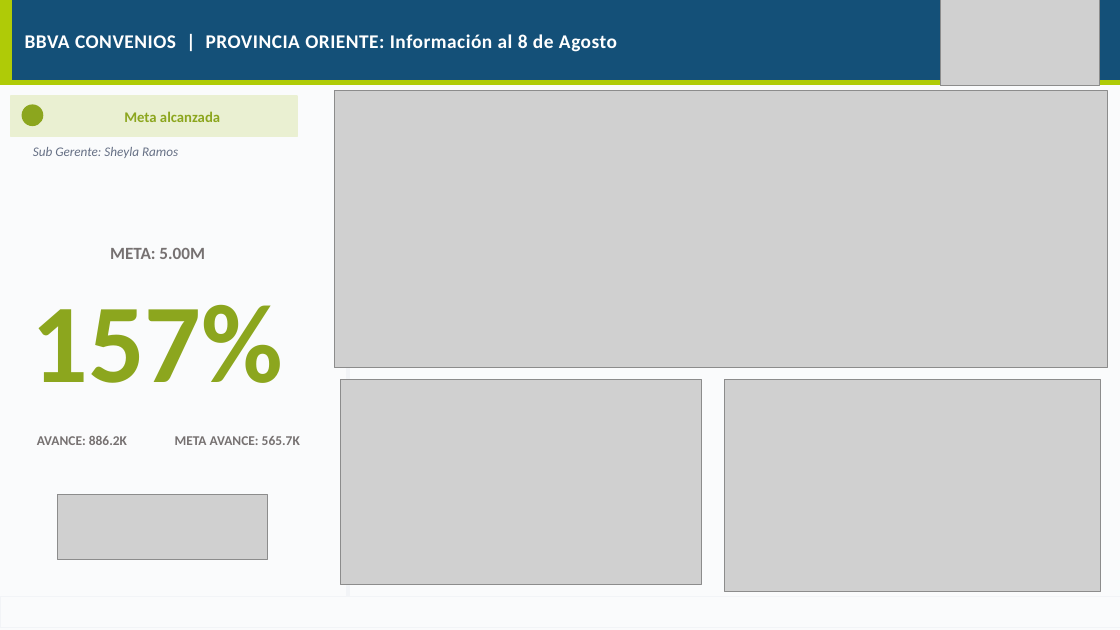
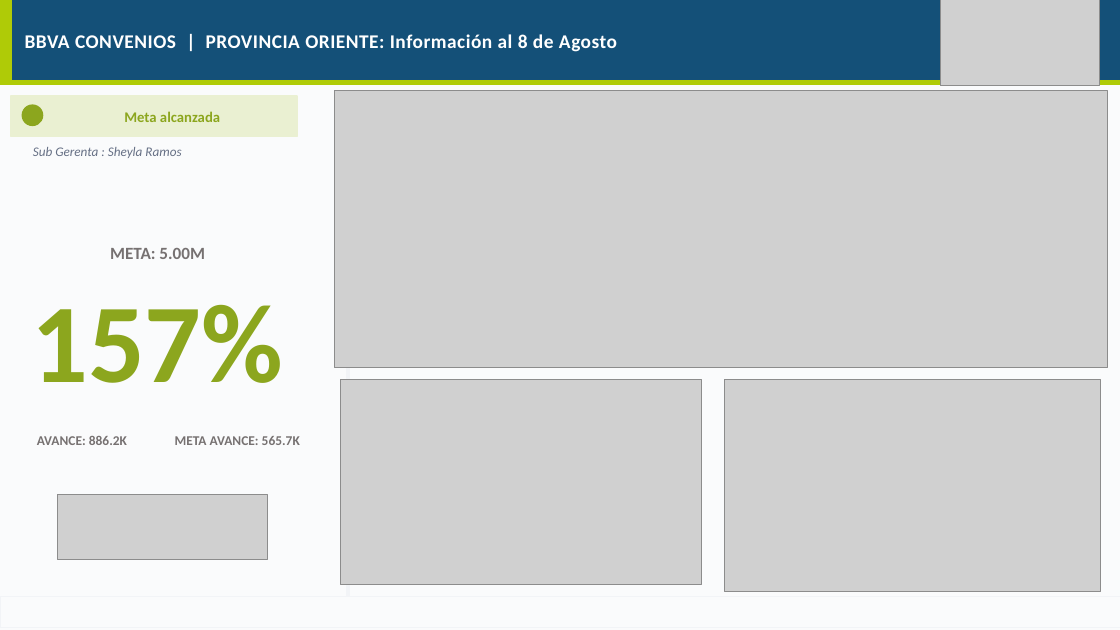
Before and after one commit to piere0405/streamlit_app, a slide deck: slide 19 of plantilla_campanias.pptx. Drawn at 1120x630 pixels with LibreOffice and Linux fonts; fonts in the diff are those of the drawing; grey boxes stand for pictures. Boxes give left, top, right and bottom in pixels: in the first picture for what was removed or moved away, otherwise in the second. Text is boxed around its words. In the diff, an @@ line names an element or a change of style, - is before the commit and + after.

```diff
--- a/plantilla_campanias.pptx
+++ b/plantilla_campanias.pptx
@@ text at (33, 147, 181, 158): text changed @@
-Sub Gerente: Sheyla Ramos
+Sub Gerenta : Sheyla Ramos
```
Also in this commit, not shown: 6 other slides changed.
